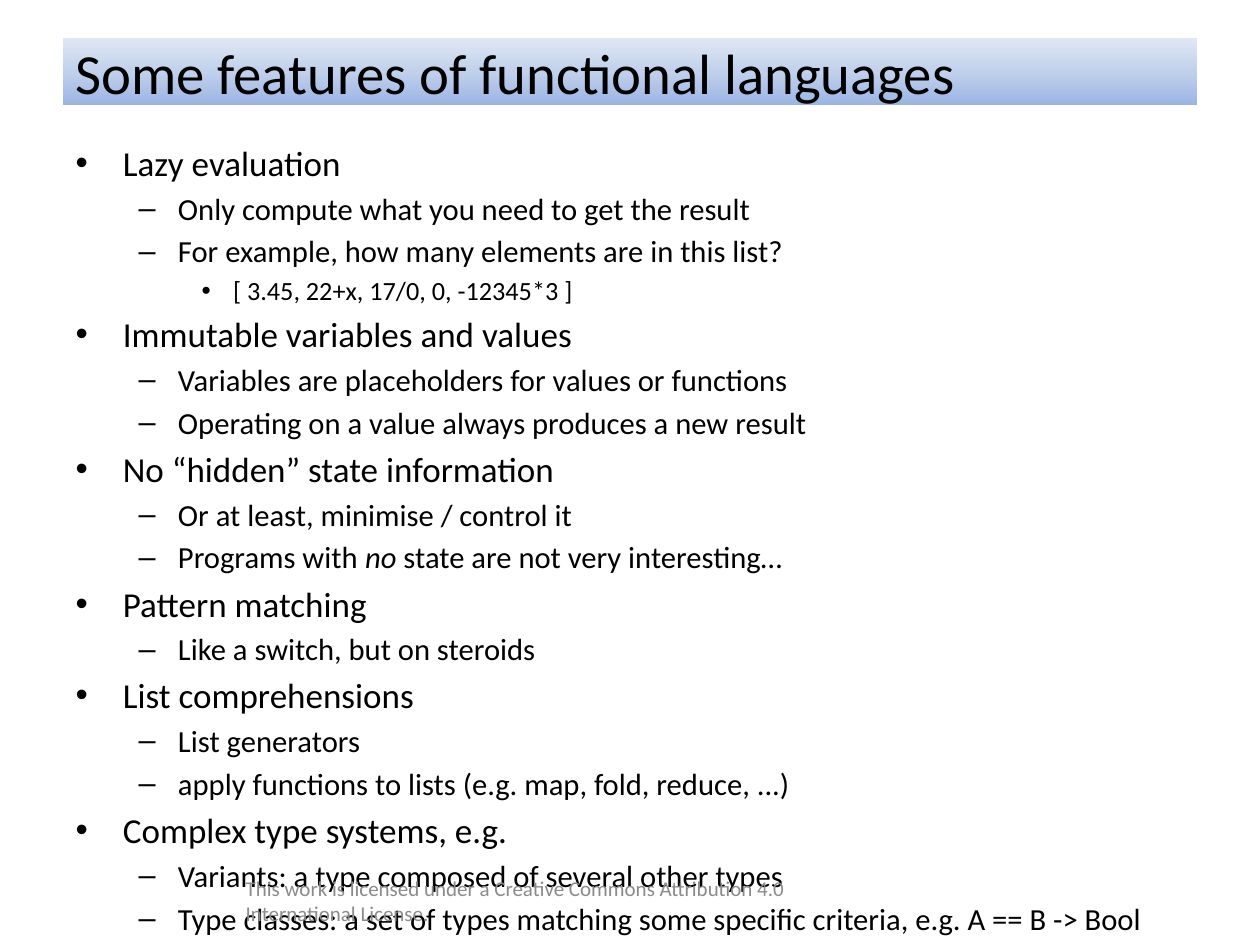
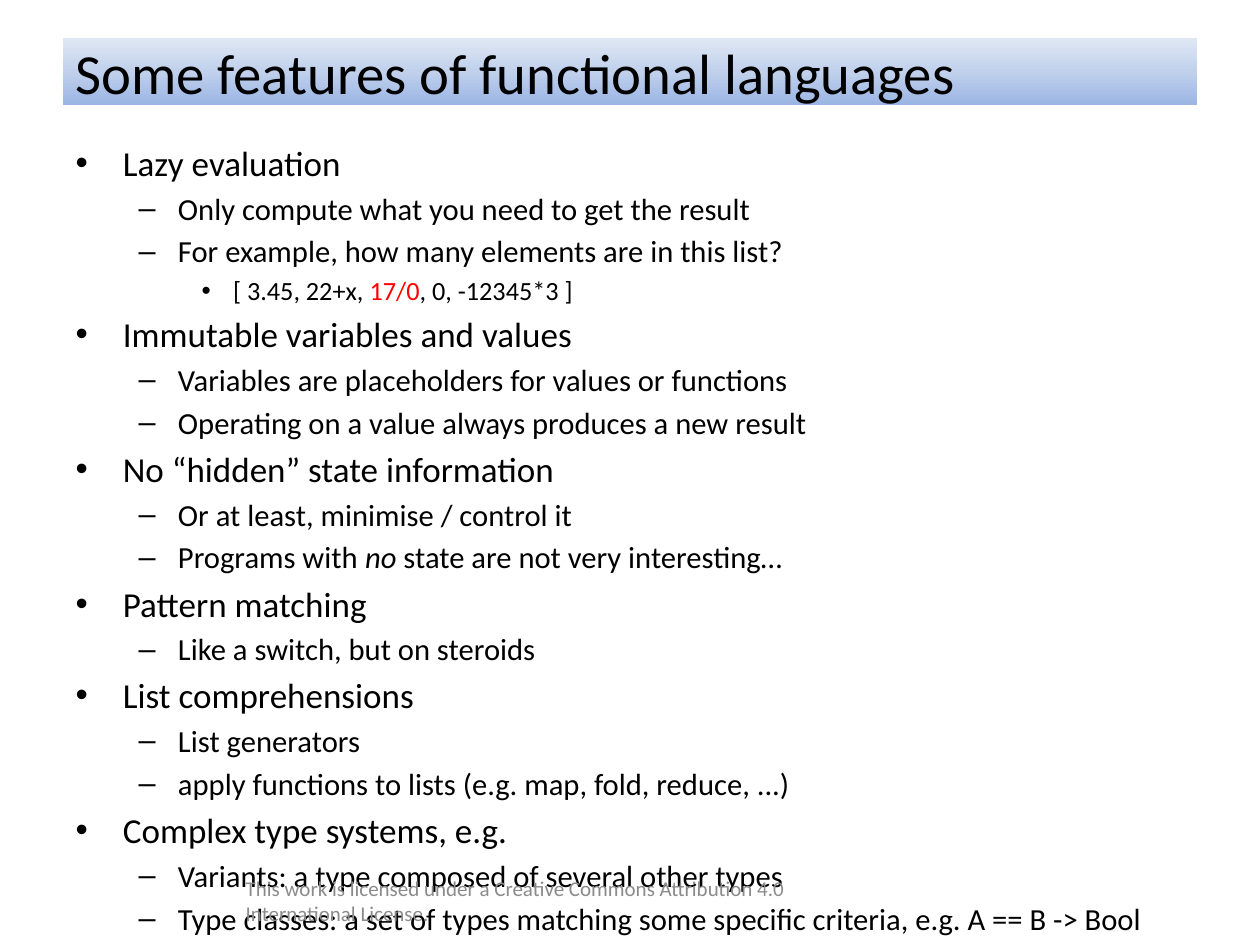
Before and after one commit to rolfeb/cisra-talks, a slide deck: slide 5 of 20140902-intro_to_functional_programming.pptx. Drawn at 1260x945 pixels with LibreOffice and Linux fonts; fonts in the diff are those of the drawing; background and template pictures are left out. Boxes give left, top, right and bottom in pixels: in the first picture for what was removed or moved away, otherwise in the second. Text is boxed around its words. In the diff, an @@ line names an element or a change of style, - is before the commit and + after.

```diff
--- a/20140902-intro_to_functional_programming.pptx
+++ b/20140902-intro_to_functional_programming.pptx
@@ text at (247,281,559,303): text colour #000000 to #FF0000 in "17/0," @@
```
Also in this commit, not shown: 3 other slides changed, 15 other files.
